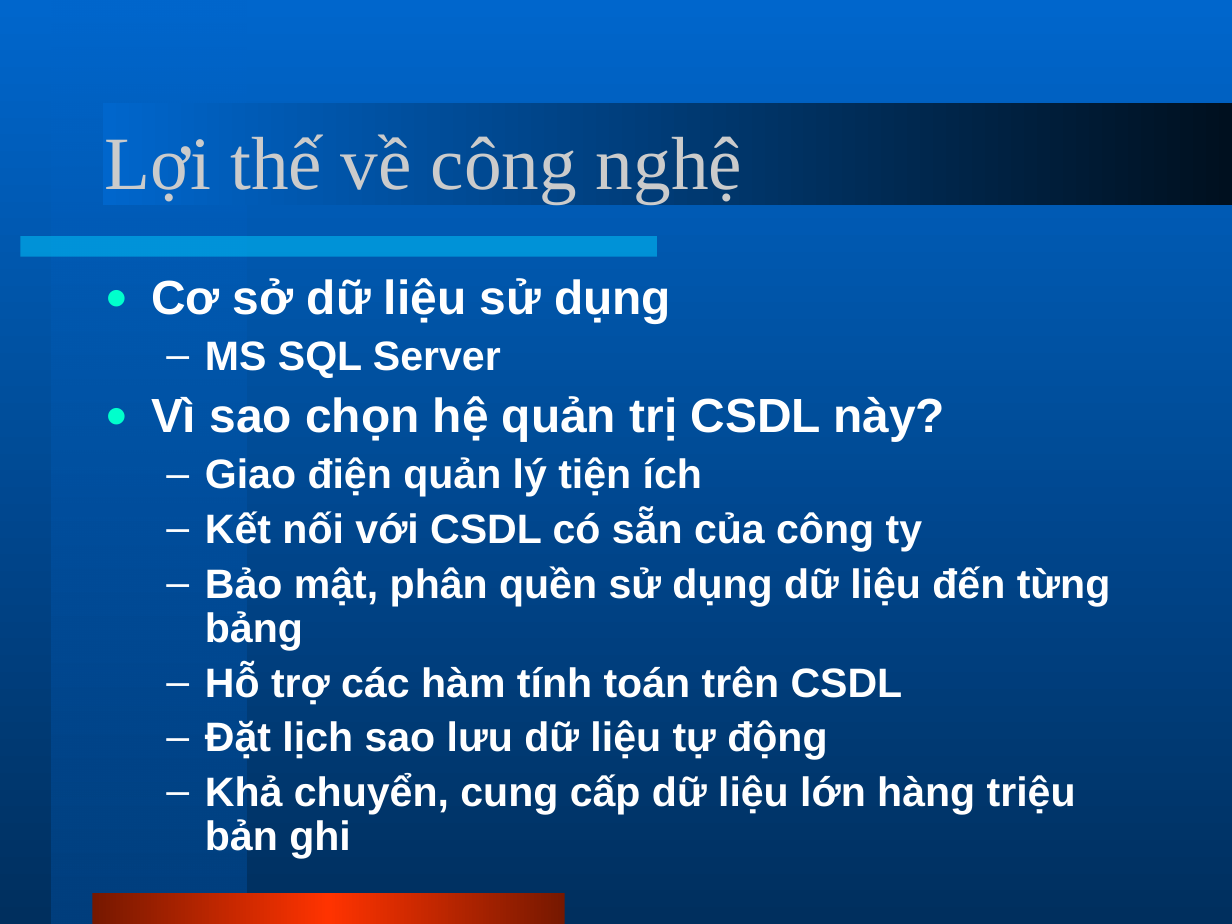
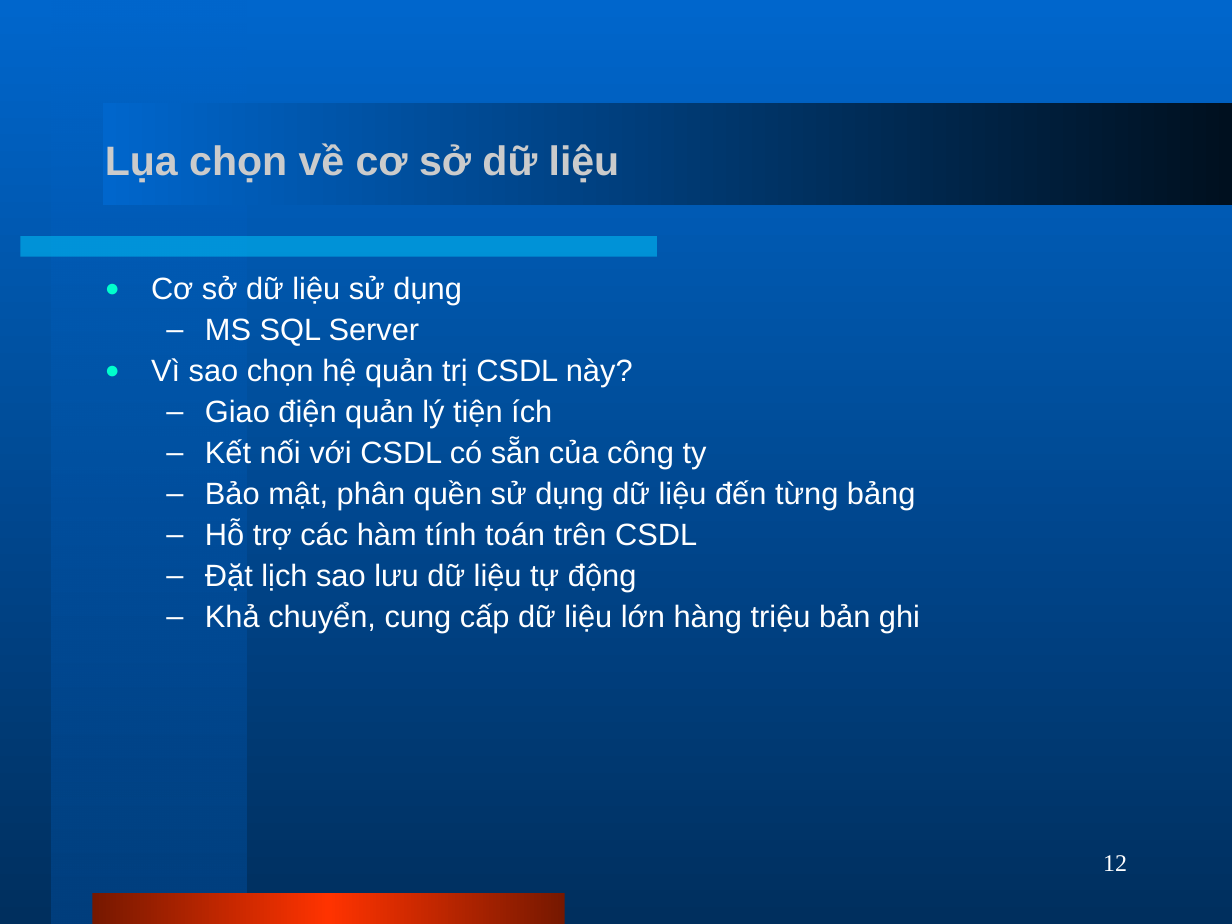
Before and after one commit to phamtuanchip/PHS, a slide deck: slide 12 of Documents/slides.ppt (slide 8 before the commit). Drawn at 1232x924 pixels with LibreOffice and Linux fonts; fonts in the diff are those of the drawing. Boxes give left, top, right and bottom in pixels: in the first picture for what was removed or moved away, otherwise in the second. Text is boxed around its words. In the diff, an @@ line names an element or a change of style, - is before the commit and + after.

```diff
--- a/Documents/slides.ppt
+++ b/Documents/slides.ppt
@@ title at [105, 143, 620, 183]: text changed; size 44 to 24 pt; font Times New Roman to Arial; bold on @@
-Lợi thế về công nghệ
+Lụa chọn về cơ sở dữ liệu
@@ text "Cơ sở dữ liệu sử ..." at [151, 275, 920, 633]: size 28 to 18 pt in "Cơ sở dữ liệu sử dụng", "Vì sao chọn hệ quản trị CSDL ..."; bold off; size 24 to 18 pt in "MS SQL Server", "Giao điện quản lý tiện ích", "Kết nối với CSDL có sẵn của ...", "Bảo mật, phân quền sử dụng dữ ..." and 3 more places; less space between paragraphs @@
@@ page number added at [1103, 855, 1127, 871], 14 pt, text #FFFFFF @@
+12
```
Also in this commit, not shown: 8 other slides changed, 6 slides added, 2 slides removed.
